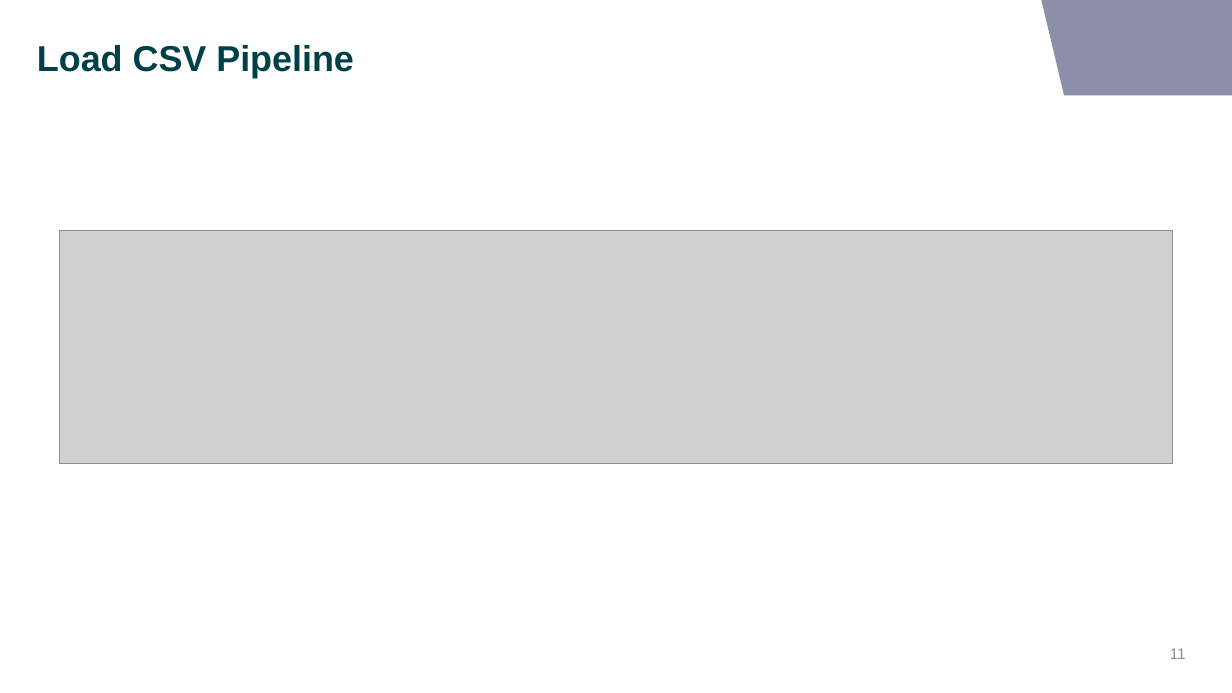
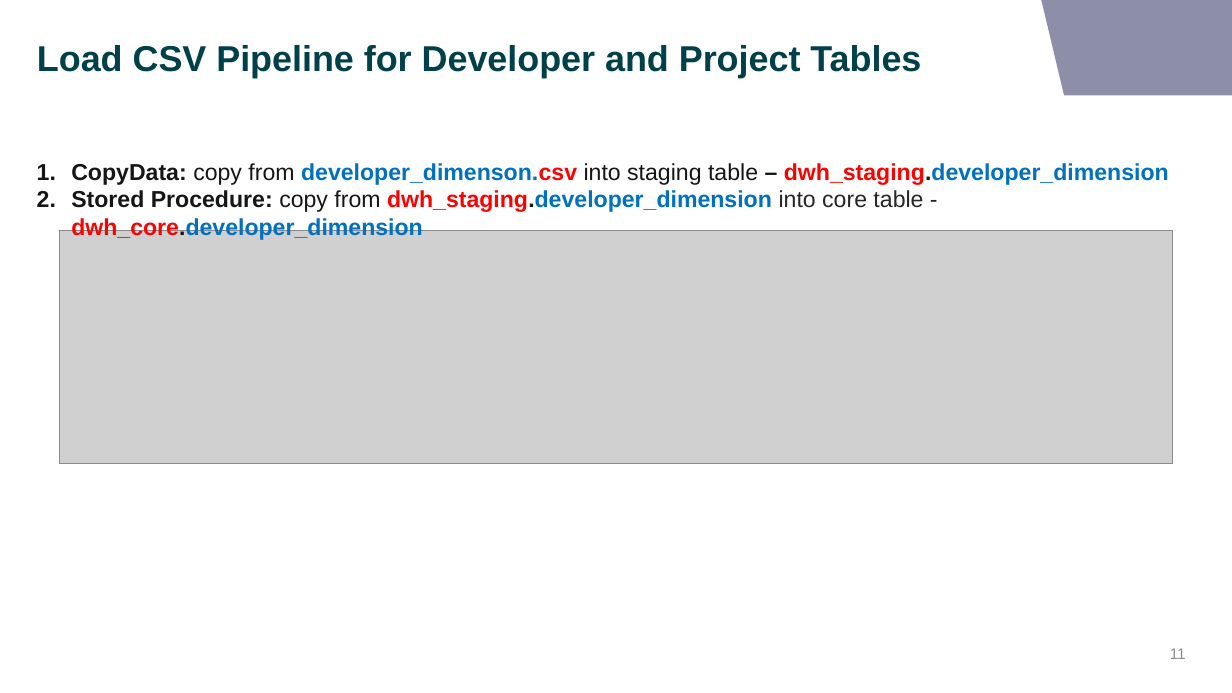
Before and after one commit to Temiloluwa/knowledge_share, a slide deck: slide 11 of data-pipelines-with-synapse/source_code/KS-Developing-Data-Pipelines-With-Synapse.pptx. Drawn at 1232x693 pixels with LibreOffice and Linux fonts; fonts in the diff are those of the drawing; grey boxes stand for pictures; background and template pictures are left out. Boxes give left, top, right and bottom in pixels: in the first picture for what was removed or moved away, otherwise in the second. Text is boxed around its words. In the diff, an @@ line names an element or a change of style, - is before the commit and + after.

```diff
--- a/data-pipelines-with-synapse/source_code/KS-Developing-Data-Pipelines-With-Synapse.pptx
+++ b/data-pipelines-with-synapse/source_code/KS-Developing-Data-Pipelines-With-Synapse.pptx
@@ title at (37,45,921,78): text changed @@
-Load CSV Pipeline
+Load CSV Pipeline for Developer and Project Tables
@@ text added at (71,163,1169,240), 18 pt, text #0070C0, bold @@
+1. CopyData: copy from developer_dimenson.csv into staging table – dwh_staging.developer_dimension
+2. Stored Procedure: copy from dwh_staging.developer_dimension into core table - dwh_core.developer_dimension
```
Also in this commit, not shown: 1 other slide changed, 2 other files.
